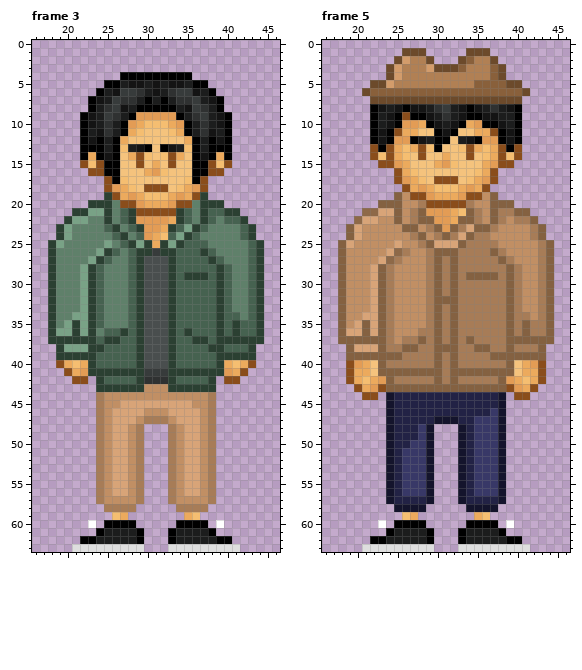
One commit to this pixel-art file: Aseprite/Characters/Men.aseprite. Above is the file before it was changed.
64x64 pixels, 6 frames. Colours within 5 levels of each other are drawn and written as one. Shown: frame 3: x 16..46, y 0..63; frame 5: x 16..46, y 0..63. The commit also changed other frames, which this record leaves out.
New version:
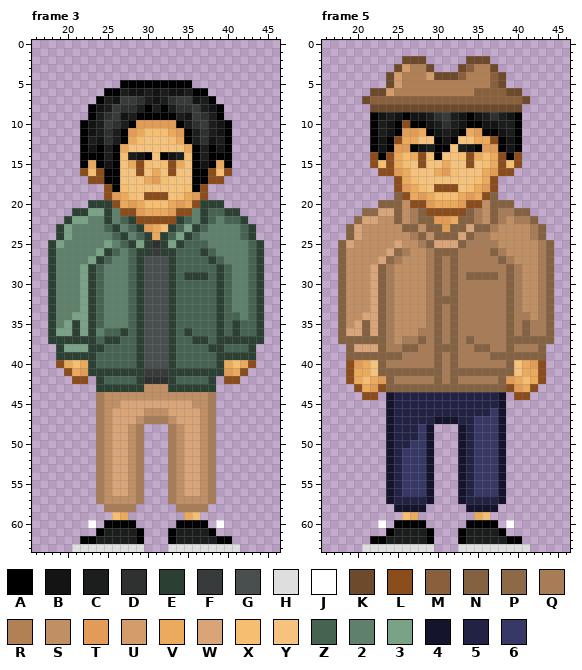
Palette (. is transparent): A #000000  B #141414  C #1c1d1d  D #2f3131  E #2b4032  F #373b3b  G #494e4e  H #dedede  J #ffffff  K #6c4a2b  L #8a4d1b  M #89603b  N #846141  P #8e6948  Q #a77c57  R #b18054  S #c18f64  T #e39c55  U #d39c6b  V #ecaa5d  W #d8a478  X #f5be71  Y #f5c37d  Z #466250  2 #5f806a  3 #79a286  4 #14142c  5 #222245  6 #383867
The edit:
--- frame 3, layers "Hair", "Head"
@@ x 16..46 @@
  3 ...............................
- 4 ...........AAAAAAAAA...........
- 5 .........AACBBCBCBBCAA.........
- 6 ........ACBFFDCBCDFFBCA........
- 7 .......ABCFDDCACACDDFCBA.......
- 8 .......ACDFBCAAAAACBFDCA.......
- 9 ......ABCFDCATTTTTACDFCBA......
-10 ......ABCDCATVXXXVTACDCBA......
-11 ......ACBDCAVXYYYXVACDBCA......
-12 ......ABACAVYYYYYYYVACABA......
-13 ......AAACAXCBAYABCXACAAA......
-14 ......AVABAYVLXYXLVYABAVA......
-15 ......LXLAAYYLYVYLYYAALXL......
-16 .......LLAAYYYVTXYYYAALL.......
-17 .........LAXYYYYYYYXAL.........
-18 .........LTVXYLLLYXVTL.........
-19 .........ELVTVXXXVTVLE.........
-20 .......EEE2LLTVVVTLL2EEE.......
-21 .....EE33E2ZELLLLLEZ2EZZEE.....
-22 ....E3322E2ZETTTTVEZ2EZ2ZZE....
-23 ...E32222ZE2ZETTVEZ3EZ2222ZE...
-24 ...E322222ZE2ZTVXZ3EZ22222ZE...
-25 ..E32222232ZE3EVE3EZZZ22222ZE..
+ 4 ...............................
+ 5 ...........AAAAAAAAA...........
+ 6 .........AACBBCBCBBCAA.........
+ 7 ........ACBFFDCBCDFFBCA........
+ 8 .......ABCFDDCACACDDFCBA.......
+ 9 .......ACDFBCAAAAACBFDCA.......
+10 ......ABCFDCATTTTTACDFCBA......
+11 ......ABCDCATVXXXVTACDCBA......
+12 ......ACBDCAVXYYYXVACDBCA......
+13 ......ABACAVYYYYYYYVACABA......
+14 ......AAACAXCBAYABCXACAAA......
+15 ......AVABAYVLXYXLVYABAVA......
+16 ......LXLAAYYLYVYLYYAALXL......
+17 .......LLAAYYYVTXYYYAALL.......
+18 .........LAXYYYYYYYXAL.........
+19 .........LTVXYLLLYXVTL.........
+20 .......EEELVTVXXXVTVLEEE.......
+21 .....EE33E2LLTVVVTLL2EZZEE.....
+22 ....E3322E2ZELLLLLEZ2EZ2ZZE....
+23 ...E32222ZE2ZETVXEZ3EZ2222ZE...
+24 ...E322222ZE2ZEVEZ3EZ22222ZE...
+25 ..E32222232ZE3EDE3EZZZ22222ZE..
 26 ..E222223EZ2ZEEFEEZZZEZ2222ZE..
--- frame 5, layers "Hat", "Hair", "Head"
@@ x 16..46 @@
  0 ...............................
- 1 ..........KKK.....KKK..........
- 2 .........KURRK...KMRRK.........
- 3 ........KURRRUKKKMRRRMK........
- 4 ........KURRRRRRRRRRRMK........
- 5 ......KKURRRRRRRRRRMMMMKK......
- 6 .....KMMMMMMMMMMMMMMMMMMMK.....
- 7 ......KKKKKKKKKKKKKKKKKKK......
- 8 ......ABCBABBCDFCBABCDCBA......
- 9 ......ACBALAABCDCBAABBCCA......
-10 ......ACBATTVABCBAVTAABCA......
-11 ......ABALVVYYABAYYVVLABA......
-12 ......ABATTABCAAYCBATTABA......
-13 ......LALVXVLXAYYXLVXVLAL......
-14 ......LXLVXYLYYVYYLYXVLXL......
-15 .......LLTVYYYVTXYYYVTLL.......
-16 .........LVXYYYYYYYXVL.........
-17 .........LTVXYLLLYXVTL.........
-18 ..........LVTVXXXVTVL..........
-19 .........NSLLTVVVTLLSN.........
-20 .......NNNSSQLLLLLQSSNNN.......
-21 .....PPWWNSQNTTTVXNQSNQQNN.....
+ 1 ...............................
+ 2 ..........KKK.....KKK..........
+ 3 .........KURRK...KMRRK.........
+ 4 ........KURRRUKKKMRRRMK........
+ 5 ........KURRRRRRRRRRRMK........
+ 6 ......KKURRRRRRRRRRMMMMKK......
+ 7 .....KMMMMMMMMMMMMMMMMMMMK.....
+ 8 ......KKKKKKKKKKKKKKKKKKK......
+ 9 ......ABCBABBCDFCBABCDCBA......
+10 ......ACBALAABCDCBAABBCCA......
+11 ......ACBATTVABCBAVTAABCA......
+12 ......ABALVVYYABAYYVVLABA......
+13 ......ABATTABCAAYCBATTABA......
+14 ......LALVXVLXAYYXLVXVLAL......
+15 ......LXLVXYLYYVYYLYXVLXL......
+16 .......LLTVYYYVTXYYYVTLL.......
+17 .........LVXYYYYYYYXVL.........
+18 .........LTVXYLLLYXVTL.........
+19 .........NLVTVXXXVTVLN.........
+20 .......NNNSLLTVVVTLLSNNN.......
+21 .....PPWWNSQNLLLLLNQSNQQNN.....
 22 ....PWWSSNSQNNTTVNNQSNQSQQN....
-23 ...NWSSSSSNNSQNTNQWNNQSSSSQN...
-24 ...NWSSSSSSQNSQNQWNQQSSSSSQN...
+23 ...NWSSSSSNNSNNTNNWNNQSSSSQN...
+24 ...NWSSSSSSQNSNNNWNQQSSSSSQN...
 25 ..NWSSSSSWSSQNWWWNQQQQSSSSSQN..
Pixel boxes of the changes (left, top, right, bottom) in both pictures:
changed: (80, 72, 232, 248)
changed: (362, 48, 530, 240)
